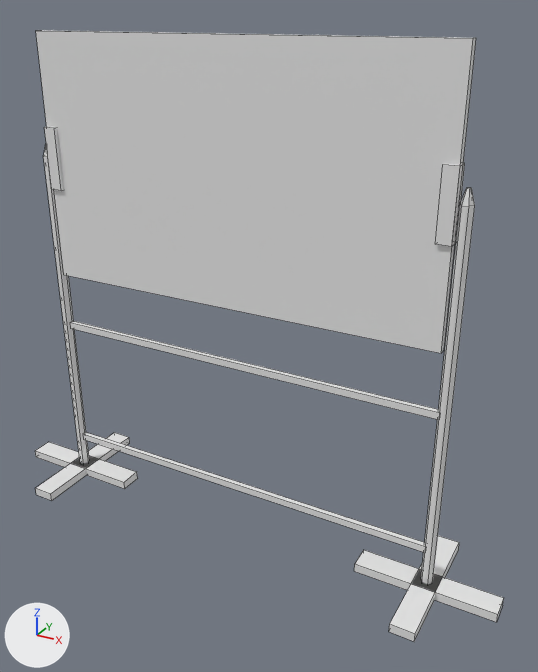
The FBX model Assets/Models/Studio/pissarra_giratoria.FBX as it was, and as the next commit left it.
Both versions are drawn from a 50 mm camera at (0.83, -1.84, 1.76) aimed at (-0.25, 0.14, 0.77). Every picture has the same lights, and +X, +Y and +Z are marked at lower left. Mesh edges are drawn as thin lines. Where no turn or scale is listed for an object, it has been applied to the vertices.

The scene before the commit, as lines of its bpy script (objects in view):
```python
me_mesh = bpy.data.meshes.new('Mesh')
me_mesh.from_pydata(...)  # 108 vertices, 82 faces; spans x -0.24..1.71, y -0.24..0.24, z 0.0..1.69
ob_box001 = bpy.data.objects.new('Box001', me_mesh)
ob_box001.location = (-1.113, 0.107, 0.0)
```
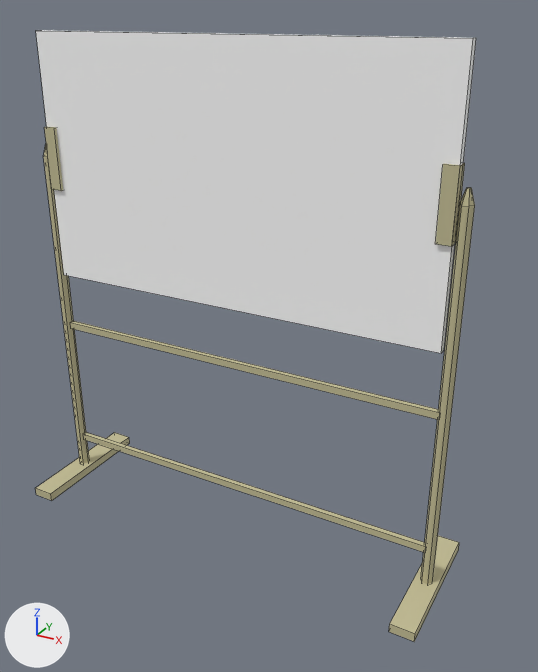
Where the newer file only moved an object's origin or applied its transform, the numbers keep the older frame.

Edits to the bpy script that builds the scene:
```text
Add mat_01___default:
    mat_01___default = principled_material('01 - Default')
    mat_01___default.base_color = (0.549, 0.51, 0.302)  # beige #c4bd95
    mat_01___default.roughness = 0.859
Add mat_02___default:
    mat_02___default = principled_material('02 - Default')
    mat_02___default.base_color = (1.0, 1.0, 1.0)  # white #ffffff
    mat_02___default.roughness = 0.859
Change me_mesh:
    used by ob_box001; location = (-1.113, 0.107, 0.0)
    remove me_mesh.from_pydata(...)  # 108 vertices, 82 faces; spans x -0.24..1.71, y -0.24..0.24, z 0.0..1.69
    add me_mesh.from_pydata(...)  # 92 vertices, 70 faces; spans x -0.04..1.51, y -0.24..0.24, z 0.0..1.69
    me_mesh part 1: the loose piece of 8 vertices spanning x -0.24..0.24, y -0.04..0.04, z 0.0..0.03 is deleted
    me_mesh part 2: the loose piece of 8 vertices spanning x 1.23..1.71, y -0.04..0.04, z 0.0..0.03 is deleted
    me_mesh part 3: 64 faces spanning x -0.04..1.51, y -0.24..0.24, z 0.0..1.39 switch from no material to mat_01___default (beige #c4bd95)
    me_mesh part 4: 6 faces spanning x 0.02..1.44, y -0.01..0.01, z 0.86..1.69 switch from no material to mat_02___default (white #ffffff)
```

Changed parts and their boxes [x1, y1, x2, y2] in the pictures (538 x 672 px):
'Box001', reshaped
    before: [35, 30, 504, 642]
    after: [35, 30, 476, 642]
part 1 of me_mesh, deleted
    before: [35, 442, 137, 489]
part 2 of me_mesh, deleted
    before: [354, 550, 504, 622]
part 3 of me_mesh, recoloured
    both: [35, 127, 475, 642]
part 4 of me_mesh, recoloured
    both: [36, 30, 476, 353]
